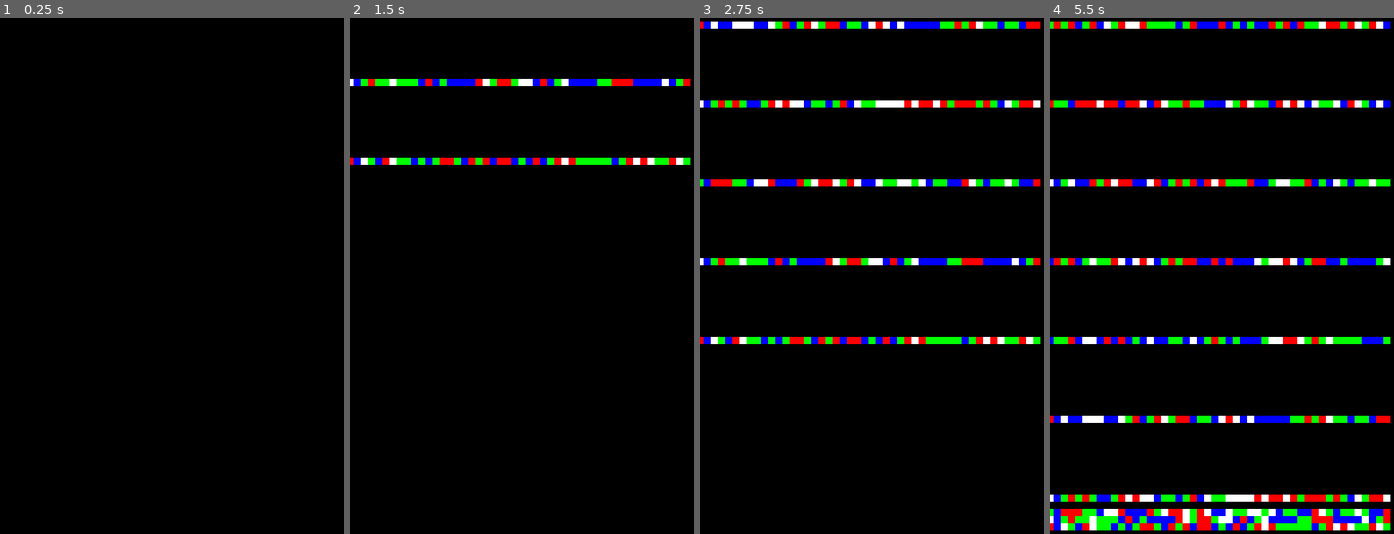
Above: before the commit, frames 1-4 (left to right).
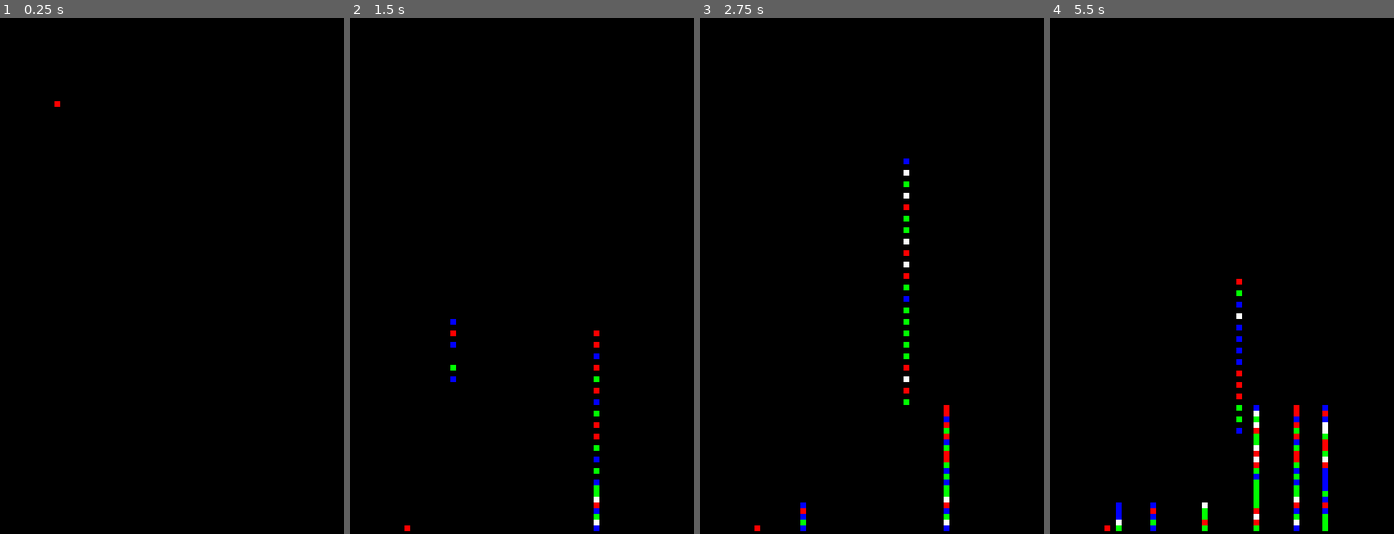
Above: after the commit, the same moments.

Repository: byronHogan1218/SandSimulator
Game: Godot game, scene res://simulator.tscn
Same seed, same stepped clock (60 frames per second), same inputs: the game is played once before the commit and once after it.
Inputs (mouse positions are in pixels of both pictures, inside the frame that each line leads up to):
- Up to frame 1 (0.25 s): no input
- Up to frame 2 (1.5 s): tap Enter at 0.5 s; move the mouse to (597, 250) at 0.52 s; press the mouse at (597, 250) at 0.53 s; move the mouse to (453, 301) at 1.27 s; release the mouse at (453, 301) at 1.28 s; click (453, 301) at 1.35 s
- Up to frame 3 (2.75 s): move the mouse to (906, 162) at 2.02 s; press the mouse at (906, 162) at 2.03 s
- Up to frame 4 (5.5 s): move the mouse to (1204, 379) at 2.77 s; release the mouse at (1204, 379) at 2.78 s; click (1204, 379) at 2.85 s; move the mouse to (1325, 353) at 3.52 s; press the mouse at (1325, 353) at 3.53 s; move the mouse to (1118, 198) at 4.27 s; release the mouse at (1118, 198) at 4.28 s; click (1118, 198) at 4.35 s; move the mouse to (1239, 276) at 5.02 s; press the mouse at (1239, 276) at 5.03 s

The runs differ from the first frame. In frame 1, less than 0.1% of the frame differs, in the area x 15-18%, y 16-18%; in frame 2, 3.3%; in frame 3, 7.8%; in frame 4, 15%, in the area x 0-99%, y 0-100%.

Commit message:
sand is falling with mouse

Diff:
--- a/SandSpawner.gd
+++ b/SandSpawner.gd
@@ -1,6 +1,6 @@
 extends Node2D
 
-var cellSize: int = 10
+var cellSize: int = 8
 # This is the hardcoded width of the window divided by the cells size
 var windowWidth: int = -1
 # This is the hardcoded height of the window divided by the cells size
@@ -10,12 +10,17 @@
 
 var colors = [Color.WHITE, Color.RED, Color.GREEN, Color.BLUE]
 
-var timeBetween: float = .1
-var drawThreshold: float = .04
+var timeBetween: float = 0
+var drawThreshold: float = .001
 var instantiatedMeshes = []
+var finishedParticles = []
 var currentSand: Array = []
 var index: Array = []
-var newSand = []
+
+var rowsComplete: Array[bool] = []
+var meshInstances: Array = []
+
+var newSandTest = []
 
 var temp = 0
 # Called when the node enters the scene tree for the first time.
@@ -25,52 +30,80 @@
 
 	for row in range(windowHeight):
 		var sandRow = []
+		var sandRowMeshes = []
 		for column in range(windowWidth):
 			sandRow.append(null)
+			var meshInstance = MeshInstance2D.new()
+			sandRowMeshes.append(meshInstance)
+		meshInstances.append(sandRowMeshes)
 		currentSand.append(sandRow)
+		newSandTest.append(sandRow)
 	print("Column amount: ", windowWidth)
 	print("Row amount: ", windowHeight)
+	addSandToIndex(0,10)
+	connect("input_event", _on_input_event)
 	pass # Replace with function body.
 
 
+# Function called when any input event occurs
+func _on_input_event(viewport, event, shape_idx):
+	# Check if the input event is a mouse button press
+	if event is InputEventMouseButton and event.pressed:
+		# Check if the pressed mouse button is the left button (BUTTON_LEFT)
+		if event.button_index == MOUSE_BUTTON_LEFT:
+
+			print("Left mouse button pressed")
 
 # Called every frame. 'delta' is the elapsed time since the previous frame.
 func _process(delta):
+	if Input.is_action_pressed("left"):
+		var mouse_position: Vector2 = get_global_mouse_position()
+		coordinatesToSand(mouse_position)
 	timeBetween = timeBetween + delta
-	if(timeBetween < drawThreshold):
-		return
+	#if(timeBetween < drawThreshold):
+		#return
 	timeBetween = 0
-	temp = temp + 1
-	if(temp > 10):
-		var t = 0
-		while(t<48):
-			addSandToIndex(0,t)
-			t = t + 1
-		temp = 0
+	#temp = temp + 1
+	#if(temp > 10):
+		#var t = 0
+		#while(t<windowWidth):
+			#addSandToIndex(0,t)
+			#t = t + 1
+		#temp = 0
 	for instance in instantiatedMeshes:
 		remove_child(instance)
 	instantiatedMeshes = []
-	currentSand = generateNewSand()
-
-
+	generateNewSand()
 	drawSand()
 	pass
 
 func drawSand():
-
-	for sandParticleRow in currentSand:
-		for sandParticle in sandParticleRow:
-			if(sandParticle == null):
+	#for finishedSand in finishedParticles:
+		#add_child(finishedSand)
+	for row in range(windowHeight):
+	#for sandParticleRow in currentSand:
+		var sandParticleRow = currentSand[row]
+		for column in range(windowWidth):
+		#for sandParticle in sandParticleRow:
+			var sandParticle = sandParticleRow[column]
+			if(sandParticle == null || sandParticle.isMeshSaved() && sandParticle.isFinalDestinationReached()):
 				continue
 			var meshInstance = MeshInstance2D.new()
+
 			meshInstance.mesh = sandParticle.getMesh()
 			meshInstance.translate(Vector2(sandParticle.getPosition().x, sandParticle.getPosition().y))
 
-			meshInstance.self_modulate = sandParticle.getColor() #Color(1, 0, 0)
+			meshInstance.self_modulate = sandParticle.getColor()
 
 			add_child(meshInstance)
-			# TODO only append sand that is not done moving
 			instantiatedMeshes.append(meshInstance)
+
+			#if(!sandParticle.isFinalDestinationReached()):
+				#instantiatedMeshes.append(meshInstance)
+			#else:
+				#print("adding to finished")
+				#sandParticle.setMeshSaved()
+				#finishedParticles.append(meshInstance)
 
 func addSandToIndex(row: int, column: int) -> void:
 	if(sandInIndex(row,column,currentSand)):
@@ -100,24 +133,38 @@
 
 	var xposition = cellSize * column
 	var yposition = cellSize * row
-	var sandParticle = Sand.new(mesh, Vector2(xposition,yposition), colors[rng.randi_range(0,3)])
+	var sandParticle = Sand.new(mesh, Vector2(xposition,yposition), colors[rng.randi_range(0,colors.size()-1)],row,column)
 	currentSand[row][column] = sandParticle
 
-func generateNewSand() -> Array:
-	var newSand = currentSand.duplicate(true)
+func generateNewSand() -> void:
+	var sandToMoveDown = []
 	for row in range(windowHeight):
-		for column in range(windowWidth):
-			if(sandInIndex(row,column, currentSand)):
-				if(sandShouldMoveDown(row,column, currentSand)):
-					moveSandDown(row,column,newSand)
-	return newSand
+		if (!isRowComplete(currentSand[row])):
+			for column in range(windowWidth):
+				if(sandInIndex(row,column, currentSand)):
+					if(sandShouldMoveDown(row,column, currentSand)):
+						sandToMoveDown.append(currentSand[row][column])
+					else:
+						newSandTest[row][column].setFinalDestinationReached()
+	for sand in sandToMoveDown:
+		moveSandDown(sand.getRow(),sand.getColumn(),currentSand)
+
+
+func isRowComplete(sandArray: Array) -> bool:
+	return sandArray.reduce(func(accum, sand): return accum && (sand == null || sand.isFinalDestinationReached()), false)
+
+
+func coordinatesToSand(location: Vector2):
+	var row = int(location.y/cellSize)
+	var column = int(location.x/cellSize)
+	addSandToIndex(row,column)
 
 
 func sandInIndex(row: int, column: int,sandArray) -> bool:
 	return sandArray[row][column] != null
 
 func sandShouldMoveDown(row: int, column: int,sandArray) -> bool:
-	if(row + 1 >= windowHeight):
+	if(row + 1 > windowHeight-1):
 		return false
 	return sandArray[row + 1][column] == null
 
@@ -126,4 +173,5 @@
 	sandArray[row][column] = null
 	var xposition = cellSize * column
 	var yposition = cellSize * (row + 1)
-	sandArray[row + 1][column].updatePosition(Vector2(xposition,yposition))
+	var test = sandArray[row + 1][column]
+	sandArray[row + 1][column].updatePosition(Vector2(xposition,yposition),row+1,column)
--- a/project.godot
+++ b/project.godot
@@ -21,6 +21,14 @@
 window/size/viewport_height=720
 window/size/resizable=false
 
+[input]
+
+left={
+"deadzone": 0.5,
+"events": [Object(InputEventMouseButton,"resource_local_to_scene":false,"resource_name":"","device":-1,"window_id":0,"alt_pressed":false,"shift_pressed":false,"ctrl_pressed":false,"meta_pressed":false,"button_mask":0,"position":Vector2(0, 0),"global_position":Vector2(0, 0),"factor":1.0,"button_index":1,"canceled":false,"pressed":false,"double_click":false,"script":null)
+]
+}
+
 [rendering]
 
 renderer/rendering_method="gl_compatibility"
--- a/sand.gd
+++ b/sand.gd
@@ -3,18 +3,46 @@
 var _mesh: Mesh = null
 var _position: Vector2 = Vector2.ZERO
 var _color: Color = Color.WHITE
+var _finalDestinationReached = false
+var _meshSaved = false
+var _row = -1
+var _column = -1
 
-func _init(mesh,position,color = Color.WHITE):
+
+func _init(mesh,position,color,row,column):
 	_mesh = mesh
 	_position = position
 	_color = color
+	_row = row
+	_column = column
 
 func getMesh() -> Mesh:
 	return _mesh
+func getRow() -> int:
+	return _row
+func getColumn() -> int:
+	return _column
 func getPosition() -> Vector2:
 	return _position
 func getColor() -> Color:
 	return _color
 
-func updatePosition(newPosition: Vector2) -> void:
+func updatePosition(newPosition: Vector2, row: int, column: int) -> void:
+	_row = row
+	_column = column
 	_position = newPosition
+
+func setFinalDestinationReached() -> void:
+	_finalDestinationReached = true
+
+func isFinalDestinationReached() -> bool:
+	return _finalDestinationReached
+
+func setMeshSaved() -> void:
+	_meshSaved = true
+
+func isMeshSaved() -> bool:
+	return _meshSaved
+
+func toString() -> String:
+	return "Row: " + str(_row) + ",Column: " + str(_column)
